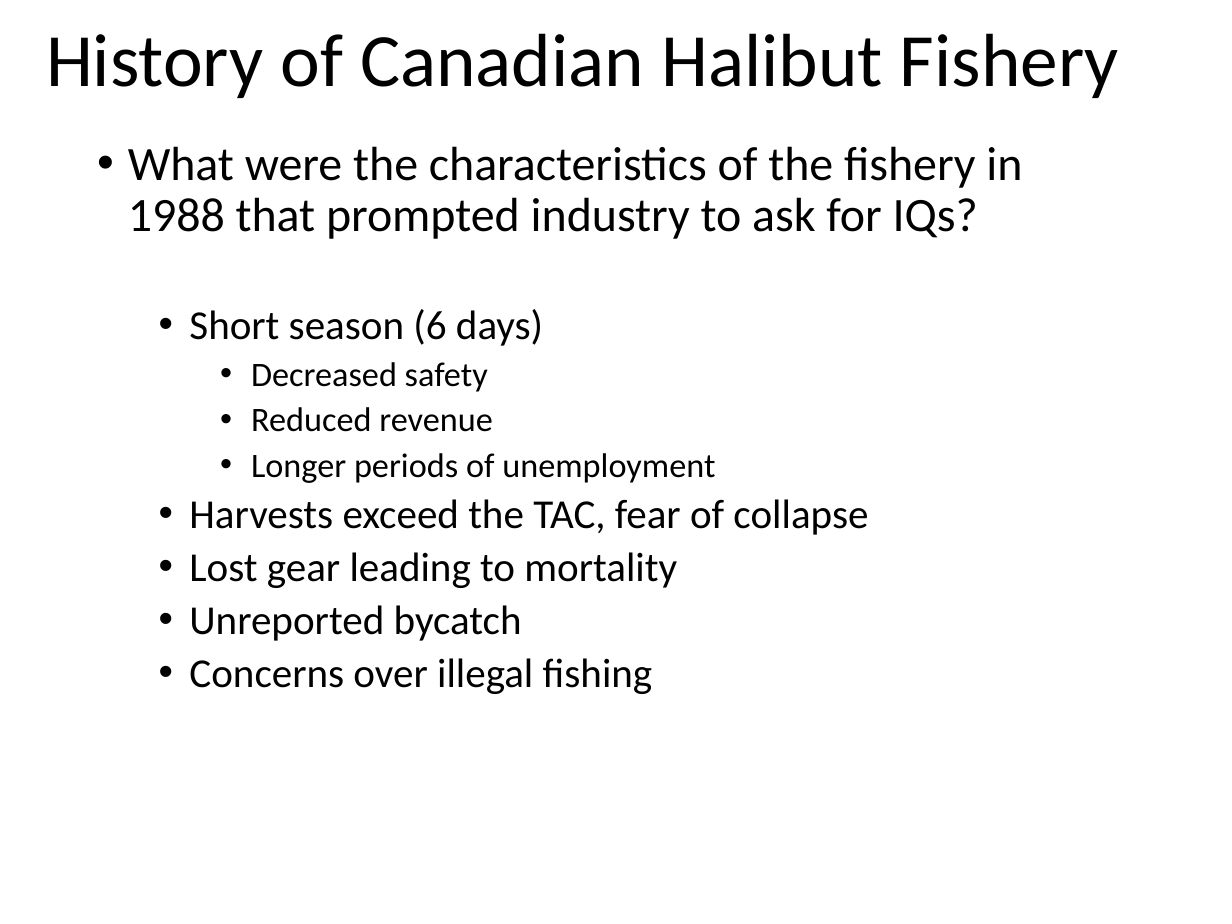
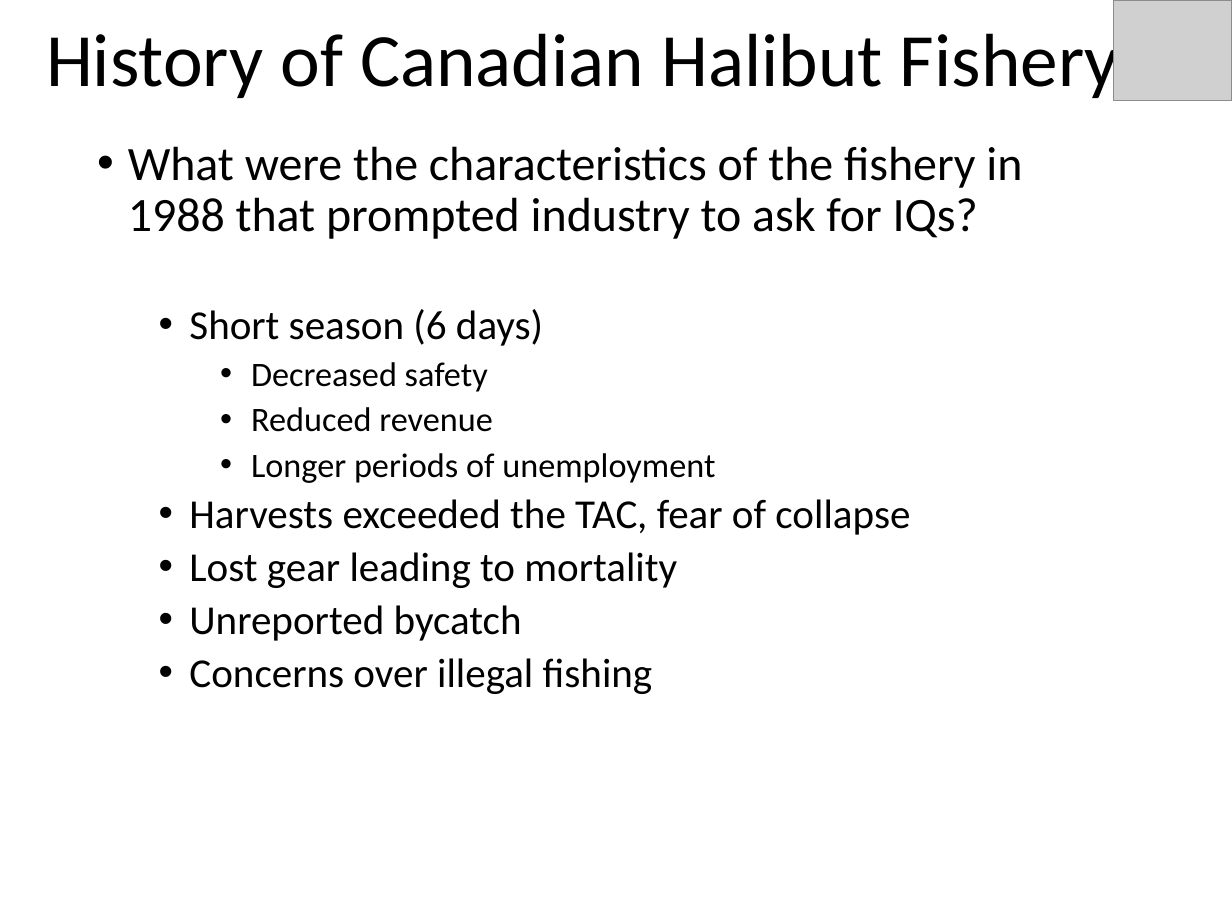
Before and after one commit to droglenc/NCNRS349, a slide deck: slide 4 of modules/MgmntIQs/READINGS_Halibut.pptx. Drawn at 1232x924 pixels with LibreOffice and Linux fonts; fonts in the diff are those of the drawing; grey boxes stand for pictures. Boxes give left, top, right and bottom in pixels: in the first picture for what was removed or moved away, otherwise in the second. Text is boxed around its words. In the diff, an @@ line names an element or a change of style, - is before the commit and + after.

```diff
--- a/modules/MgmntIQs/READINGS_Halibut.pptx
+++ b/modules/MgmntIQs/READINGS_Halibut.pptx
@@ picture added at (1114,0,1232,101) @@
@@ text at (189,499,910,535): text changed @@
-  • Harvests exceed the TAC, fear of collapse
+  • Harvests exceeded the TAC, fear of collapse
```
Also in this commit, not shown: 7 other slides changed, 3 other files.
